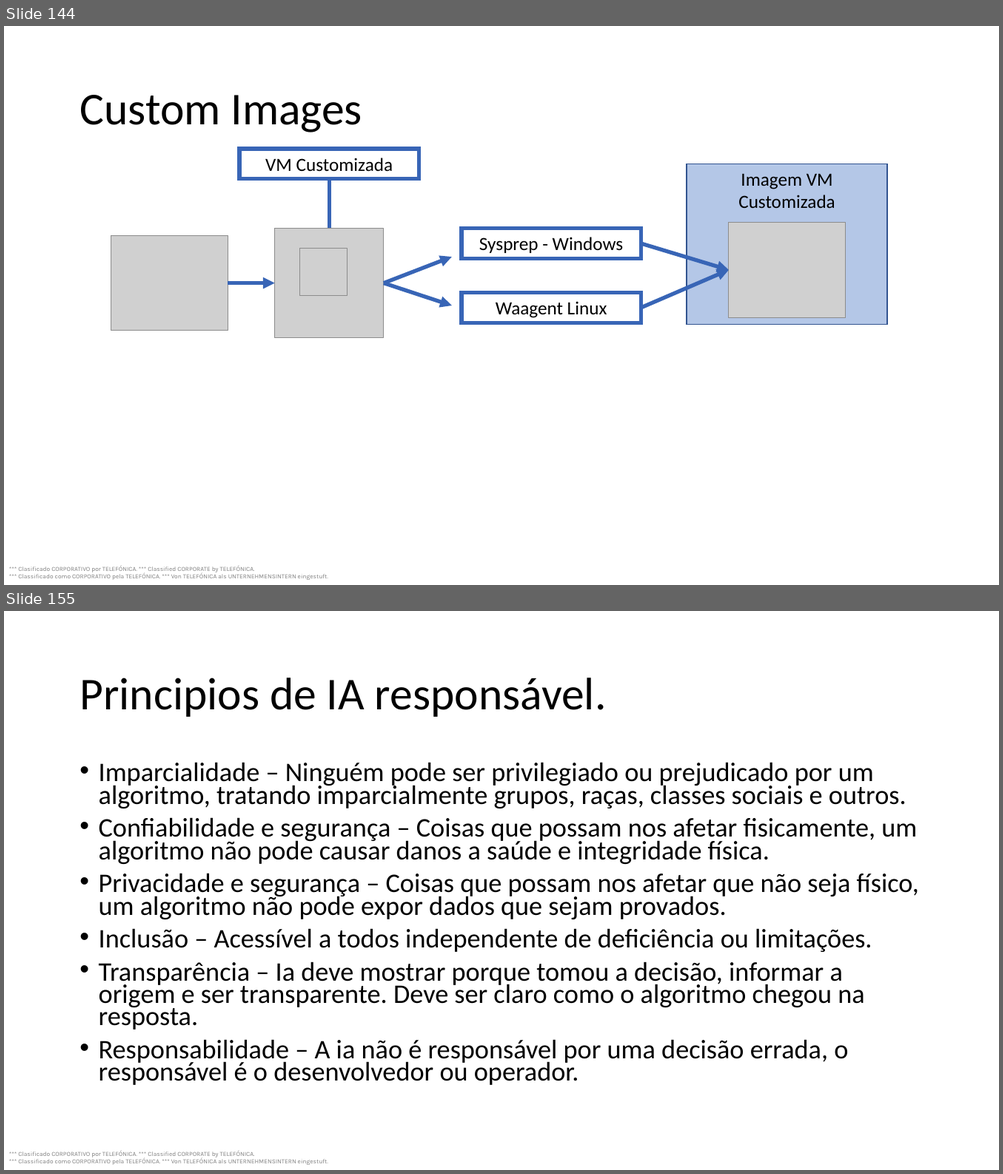
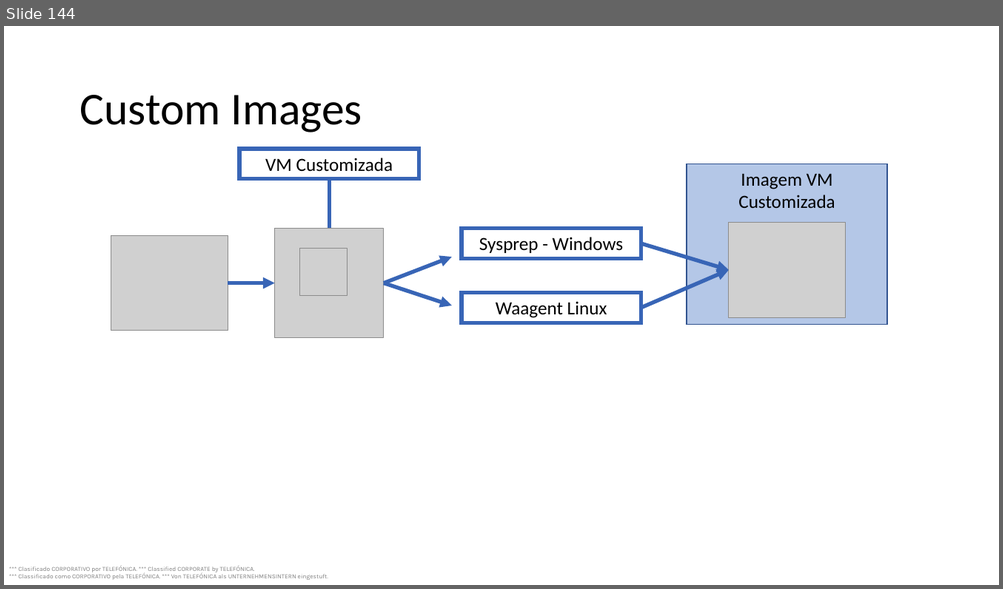
Before and after one commit to gorayb-ctrl/material, a slide deck: az300.pptx. Shown one above the other, each under a label of ours: slides 144 and 155 before the commit, slide 144 after it; the slides between them are not shown. The pictures are 1003x1174 and 1003x589 pixels, drawn with LibreOffice and Linux fonts; fonts in the diff are those of the drawing; grey boxes stand for pictures. Boxes give left, top, right and bottom in pixels: in the first picture for what was removed or moved away, otherwise in the second. Text is boxed around its words. In the diff, an @@ line names an element or a change of style, - is before the commit and + after.

```diff
--- a/az300.pptx
+++ b/az300.pptx
@@ slide 155 removed at (4, 611, 999, 1170), background #FFFFFF; not listed: 1 template element that a slide beside it also shows @@
@@ title removed at (79, 678, 606, 717) @@
-Principios de IA responsável.
@@ text removed at (99, 762, 919, 1085) @@
-• Imparcialidade – Ninguém pode ser privilegiado ou prejudicado por um algoritmo, tratando imparcialmente grupos, raças, classes sociais e outros.
-• Confiabilidade e segurança – Coisas que possam nos afetar fisicamente, um algoritmo não pode causar danos a saúde e integridade física.
-• Privacidade e segurança – Coisas que possam nos afetar que não seja físico, um algoritmo não pode expor dados que sejam provados.
-• Inclusão – Acessível a todos independente de deficiência ou limitações.
-• Transparência – Ia deve mostrar porque tomou a decisão, informar a origem e ser transparente. Deve ser claro como o algoritmo chegou na resposta.
-• Responsabilidade – A ia não é responsável por uma decisão errada, o responsável é o desenvolvedor ou operador.
```
Also in this commit, not shown: 23 other slides removed.
